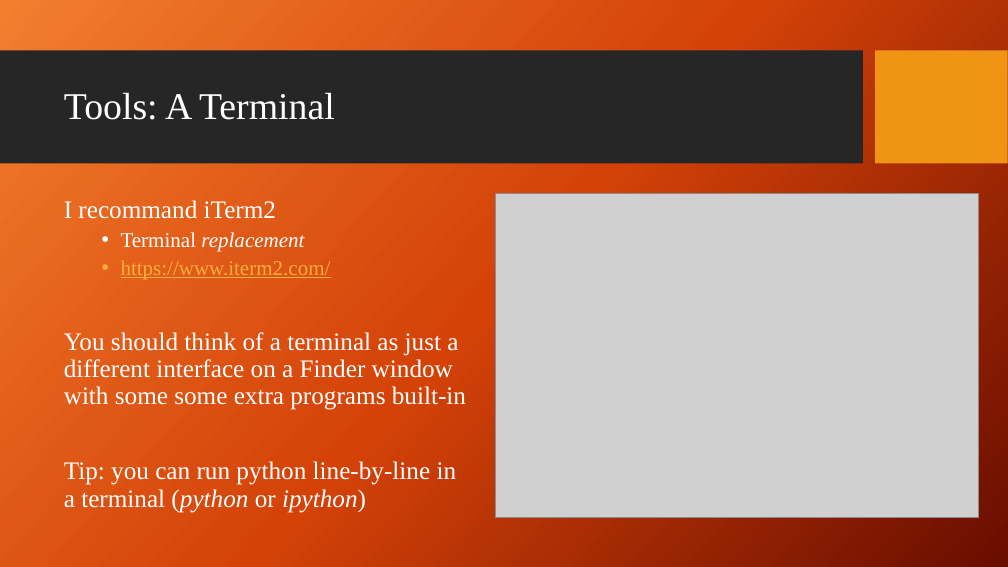
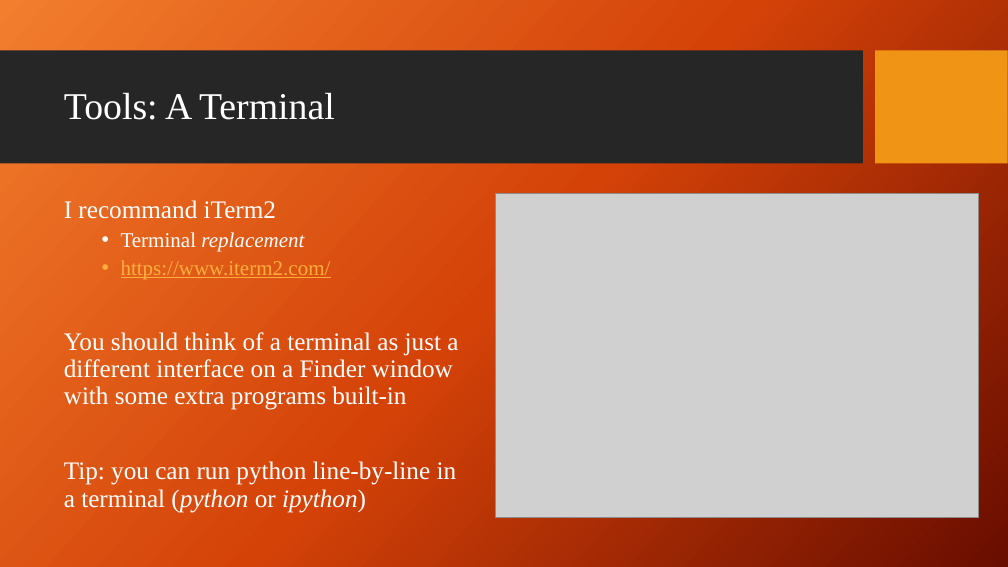
Before and after one commit to giganano/PythonBootcamp, a slide deck: slide 6 of slides/intro.pptx. Drawn at 1008x567 pixels with LibreOffice and Linux fonts; fonts in the diff are those of the drawing; grey boxes stand for pictures; background and template pictures are left out. Boxes give left, top, right and bottom in pixels: in the first picture for what was removed or moved away, otherwise in the second. Text is boxed around its words. In the diff, an @@ line names an element or a change of style, - is before the commit and + after.

```diff
--- a/slides/intro.pptx
+++ b/slides/intro.pptx
@@ text at <box>64,332,458,410</box>: text changed @@
-You should think of a terminal as just a different interface on a Finder window with some some extra programs built-in
+You should think of a terminal as just a different interface on a Finder window with some extra programs built-in
```
Also in this commit, not shown: 3 other slides changed, 2 other files.
